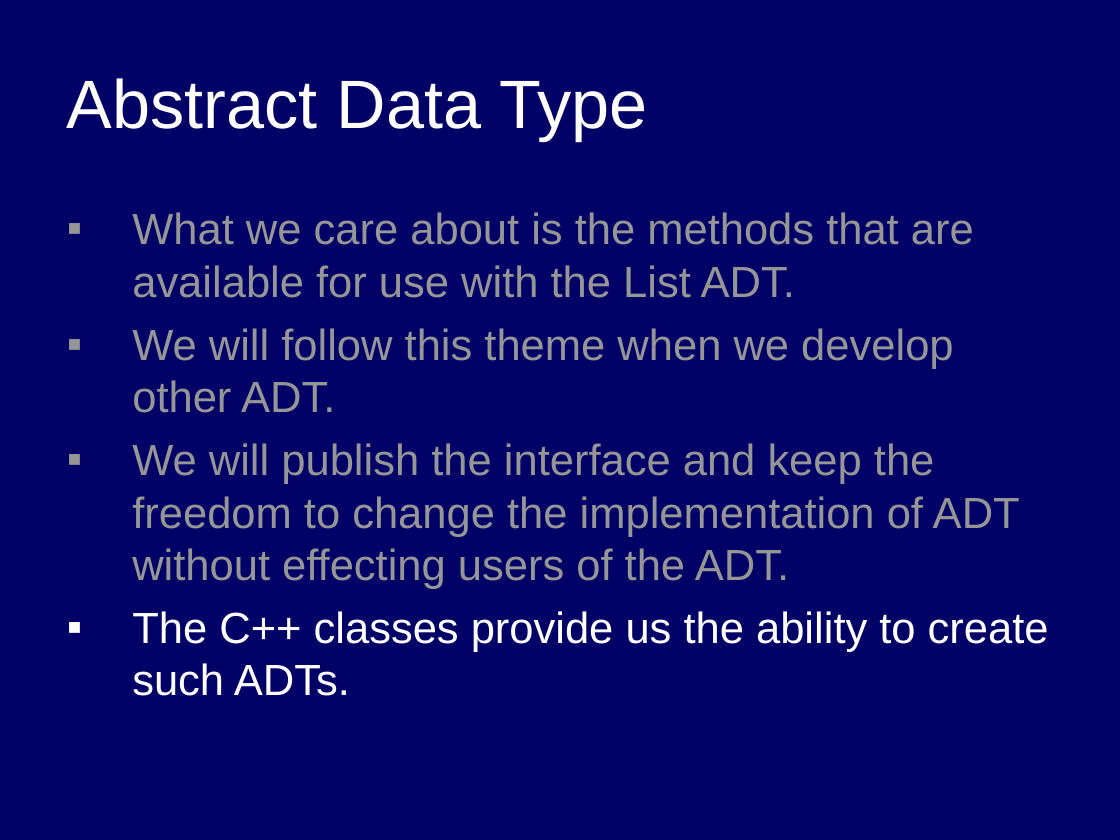
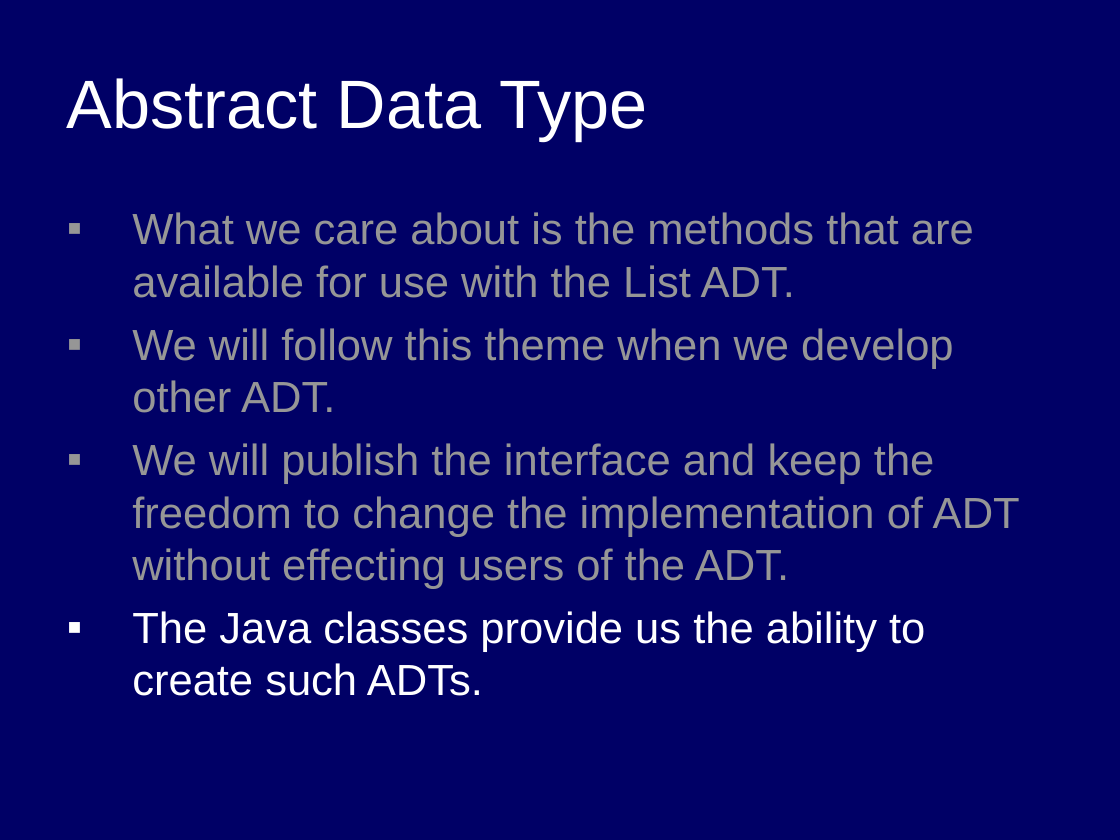
Before and after one commit to bamboat3/ds, a slide deck: slide 14 of lec05.ppt. Drawn at 1120x840 pixels with LibreOffice and Linux fonts; fonts in the diff are those of the drawing. Boxes give left, top, right and bottom in pixels: in the first picture for what was removed or moved away, otherwise in the second. Text is boxed around its words. In the diff, an @@ line names an element or a change of style, - is before the commit and + after.

```diff
--- a/lec05.ppt
+++ b/lec05.ppt
@@ text at bbox=[132, 611, 925, 696]: text changed @@
-▪ The C++ classes provide us the ability to create such ADTs.
+▪ The Java classes provide us the ability to create such ADTs.
```
Also in this commit, not shown: 1 other slide changed.
